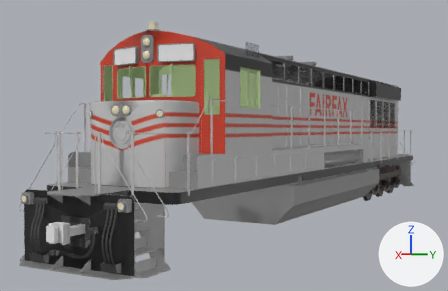
An edit to the Blender file 1AE-3500/blend/1AE-3500R (export).blend, drawn before and after from the same camera.
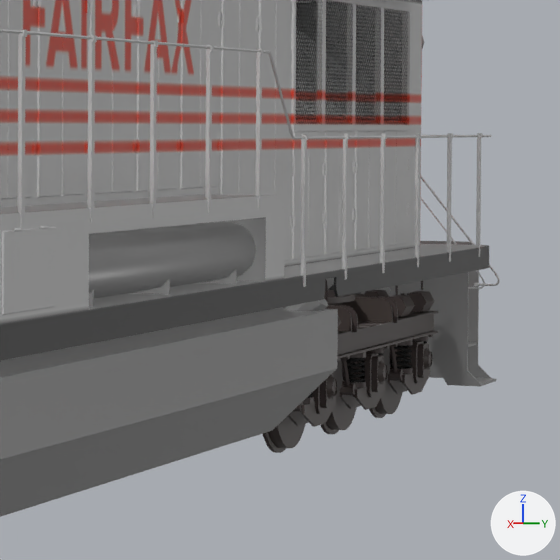
There are two pictures of each version: one whole from a camera (50 mm lens) standing at (23.71, 7.33, 2.71) and looking at (7.38, -1.9, 2.22), one close up on the part from 68% to 96% of the width and 35% to 77% of the height. Arrows for +X, +Y and +Z are at lower right; the lights stay in place.

The older version as bpy lines, for what is in view:
```python
me_cube_052 = bpy.data.meshes.new('Cube.052')
me_cube_052.from_pydata(...)  # 11824 vertices, 9748 faces; spans x -10.1..10.1, y -1.6..1.6, z 0.2..4.7
me_cube_052.polygons.foreach_set('use_smooth', [True] * 9748)
# faces by material slot: [2057, 7691]
me_cube_052.materials.append(mat_material)  # picture img_template_png
me_cube_052.materials.append(mat_material_001)  # picture img_template_png_001
me_cube_060 = bpy.data.meshes.new('Cube.060')
me_cube_060.from_pydata(...)  # 288 vertices, 108 faces; spans x -7.6..6.14, y -1.46..1.46, z 2.5..4.4
me_cube_060.polygons.foreach_set('use_smooth', [True] * 108)
me_cube_060.materials.append(mat_mesh)  # picture img_wiremesh_png
me_cylinder_005 = bpy.data.meshes.new('Cylinder.005')
me_cylinder_005.from_pydata(...)  # 7992 vertices, 6115 faces; spans x -2.23..2.23, y -0.55..0.91, z -1.19..1.19
me_cylinder_005.polygons.foreach_set('use_smooth', [True] * 6115)
me_cylinder_005.materials.append(mat_bogie)  # picture img_bogie_png
ob_body = bpy.data.objects.new('Body', me_cube_052)
ob_body.location = (6.3, 0.0, 0.14)
ob_bodygrating = bpy.data.objects.new('BodyGrating', me_cube_060)
ob_bodygrating.location = (6.3, 0.0, 0.24)
ob_bogie = bpy.data.objects.new('Bogie', me_cylinder_005)
ob_bogie.location = (0.0, 0.0, 0.65)
ob_bogie.rotation_euler = (1.571, 0.0, 6.283)  # degrees (90, 0, 360)
```
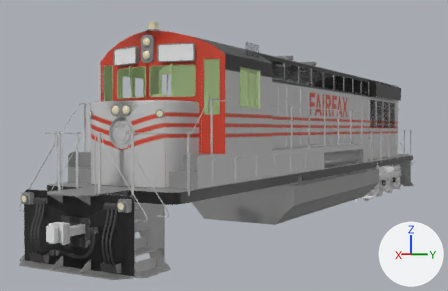
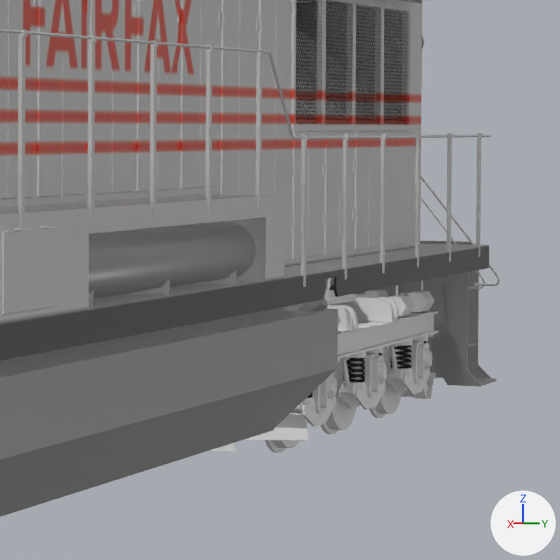
Where the newer file only moved an object's origin or applied its transform, the numbers keep the older frame.

What differs and where, as boxes [x1, y1, x2, y2] in the close-ups (560 x 560 px; the box of a moved part takes in the faces that stretch with it):
```json
{"object": "Bogie", "change": "reshaped", "before": [263, 279, 438, 453], "after": [209, 278, 438, 453]}
{"part": 1, "of": "me_cylinder_005", "change": "added", "after": [209, 413, 309, 451]}
{"part": 2, "of": "me_cylinder_005", "change": "added", "after": [402, 372, 435, 399]}
{"part": 3, "of": "me_cylinder_005", "change": "moved or reshaped", "before": [325, 279, 423, 309], "after": [290, 278, 428, 441]}
{"part": 4, "of": "me_cylinder_005", "change": "recoloured", "before": [265, 290, 438, 453], "after": [265, 290, 438, 453]}
```

Edits to the scene script, one JSON object a line:
```json
{"op": "add", "block": "img_spring_png_001", "code": ["img_spring_png_001 = load_image('spring.png.001', '../texture/spring.png', 64, 64, 'sRGB')"]}
{"op": "add", "block": "mat_spring_001", "code": ["mat_spring_001 = principled_material('Spring.001')", "mat_spring_001.texture = img_spring_png_001  # with its transparency", "mat_spring_001.roughness = 0.4", "mat_spring_001.specular_ior_level = 0.0"]}
{"op": "add", "block": "mat_material_002", "code": ["mat_material_002 = principled_material('Material.002')", "mat_material_002.base_color = (0.8, 0.8, 0.8)  # white #e7e7e7", "mat_material_002.roughness = 0.4"]}
{"block": "me_cylinder_005", "where": "# used by ob_bogie; location = (0.0, 0.0, 0.65); rotation_euler = (1.571, 0.0, 6.283), in degrees (90, 0, 360)"}
{"op": "remove", "block": "me_cylinder_005", "code": "me_cylinder_005.from_pydata(...)  # 7992 vertices, 6115 faces; spans x -2.23..2.23, y -0.55..0.91, z -1.19..1.19"}
{"op": "add", "block": "me_cylinder_005", "code": "me_cylinder_005.from_pydata(...)  # 8084 vertices, 6179 faces; spans x -2.31..2.31, y -0.55..0.91, z -1.19..1.19"}
{"block": "me_cylinder_005", "change": "me_cylinder_005 part 1: a new loose piece of 30 vertices spanning x 1.95..2.31, y -0.5..-0.17, z -1.1..1.1, in mat_material_002 (white #e7e7e7)"}
{"block": "me_cylinder_005", "change": "me_cylinder_005 part 2: a new loose piece of 30 vertices spanning x -2.31..-1.95, y -0.5..-0.17, z -1.1..1.1, in mat_material_002 (white #e7e7e7)"}
{"block": "me_cylinder_005", "change": "me_cylinder_005 part 3: 236 vertices moved within x -2.2..2.2, y 0.19..0.91, z -1.01..1.01; 16 vertices removed from x -1.98..2.02, y 0.7, z -1.0..1.0; 48 vertices added at x -2.03..2.03, y -0.4..0.7, z -1.06..1.06"}
{"block": "me_cylinder_005", "change": "me_cylinder_005 part 4: 4973 faces spanning x -2.23..2.23, y -0.55..0.91, z -1.19..1.19 switch from mat_bogie (picture img_bogie_png) to mat_material_002 (white #e7e7e7)"}
{"op": "add", "block": "me_cylinder_005", "code": "me_cylinder_005.materials.append(mat_spring_001)  # picture img_spring_png_001"}
```
